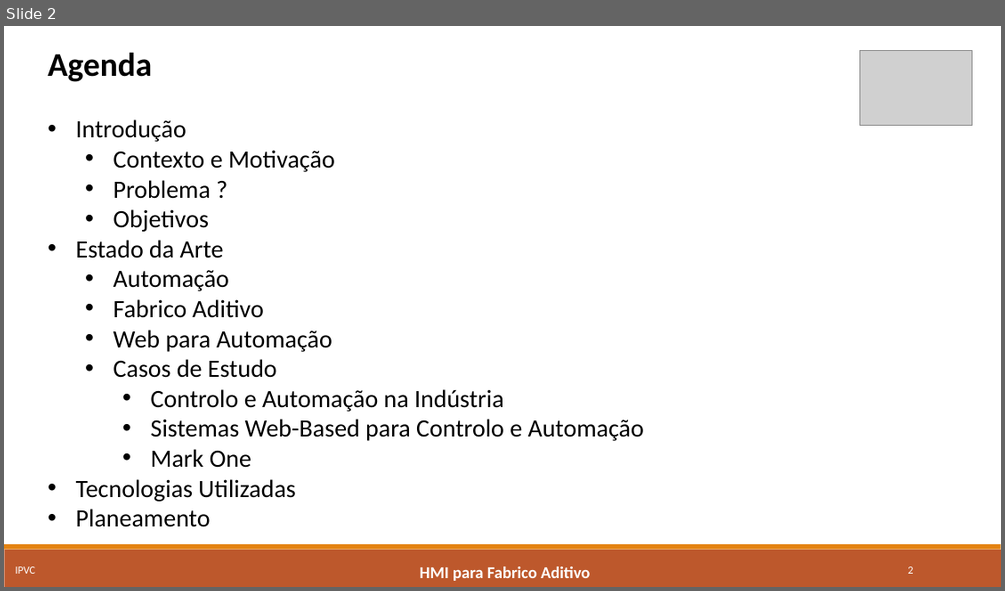
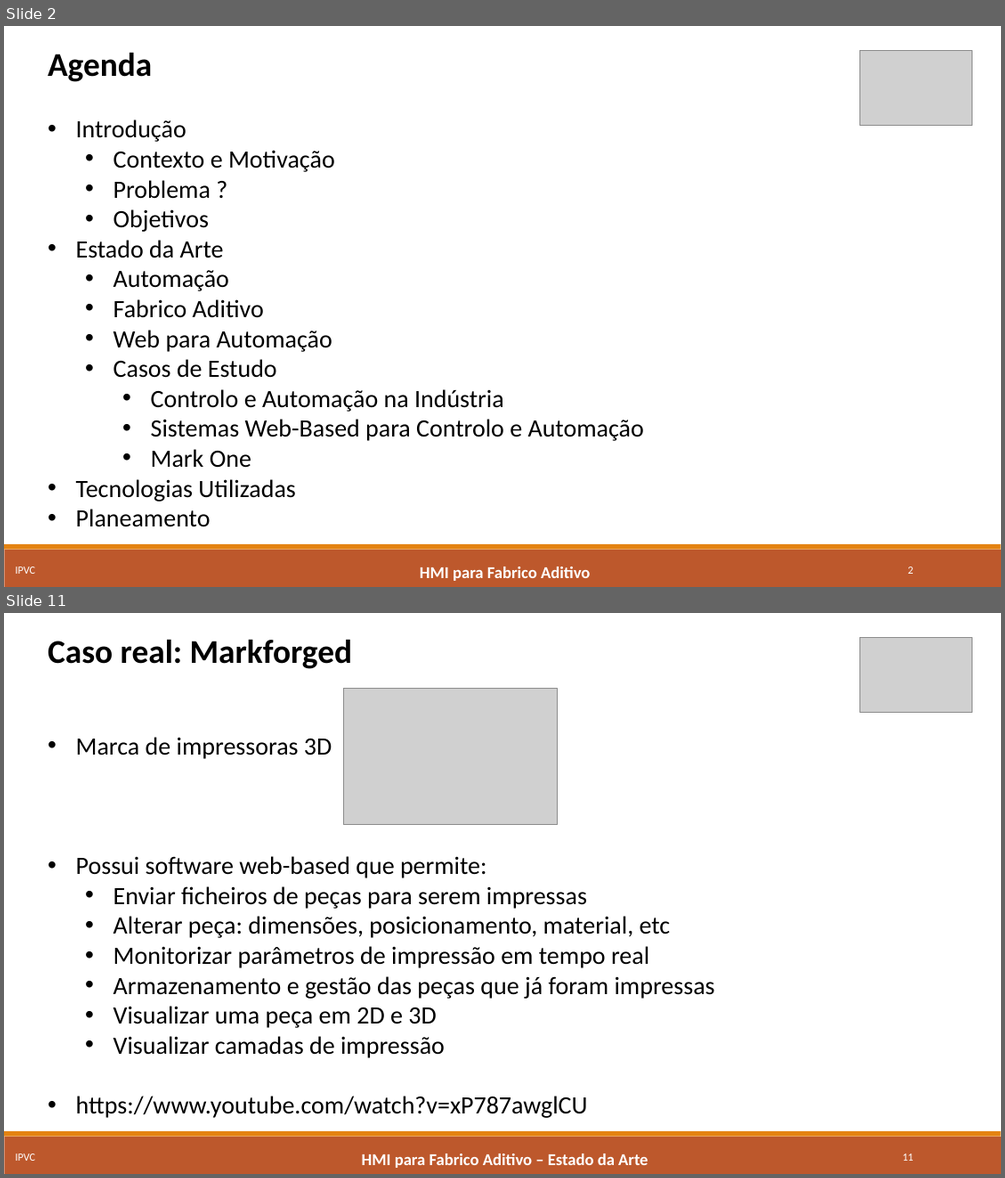
Before and after one commit to marcorlsrodrigues/projeto, a slide deck: Apresentacao Intermedia - Marco Rodrigues.pptx. Shown one above the other, each under a label of ours: slide 2 before the commit, slides 2 and 11 after it; the slides between them are not shown. The pictures are 1005x591 and 1005x1178 pixels, drawn with LibreOffice and Linux fonts; fonts in the diff are those of the drawing; grey boxes stand for pictures. Boxes give left, top, right and bottom in pixels: in the first picture for what was removed or moved away, otherwise in the second. Text is boxed around its words. In the diff, an @@ line names an element or a change of style, - is before the commit and + after.

```diff
--- a/Apresentacao Intermedia - Marco Rodrigues.pptx
+++ b/Apresentacao Intermedia - Marco Rodrigues.pptx
@@ slide 11 added at bbox=[4, 613, 1001, 1174], background #FFFFFF; not listed: 2 template elements that a slide beside it also shows @@
@@ text added at bbox=[48, 639, 715, 1118], 24 pt, text #000000 @@
+Caso real: Markforged
+• Marca de impressoras 3D
+• Possui software web-based que permite:
+  • Enviar ficheiros de peças para serem impressas
+  • Alterar peça: dimensões, posicionamento, material, etc
+  • Monitorizar parâmetros de impressão em tempo real
+  • Armazenamento e gestão das peças que já foram impressas
+  • Visualizar uma peça em 2D e 3D
+  • Visualizar camadas de impressão
+• https://www.youtube.com/watch?v=xP787awglCU
@@ picture added at bbox=[860, 638, 972, 713] @@
@@ picture added at bbox=[343, 688, 558, 825] @@
@@ text added at bbox=[16, 1153, 36, 1160], 10.5 pt, text #FFFFFF @@
+IPVC
@@ text added at bbox=[362, 1153, 647, 1167], 16 pt, text #FFFFFF, bold @@
+HMI para Fabrico Aditivo – Estado da Arte
@@ page number added at bbox=[902, 1153, 913, 1160], 10.5 pt, text #FFFFFF @@
+11
```
Also in this commit, not shown: 4 slides changed, 6 other slides added, 7 slides removed, 4 other files.
